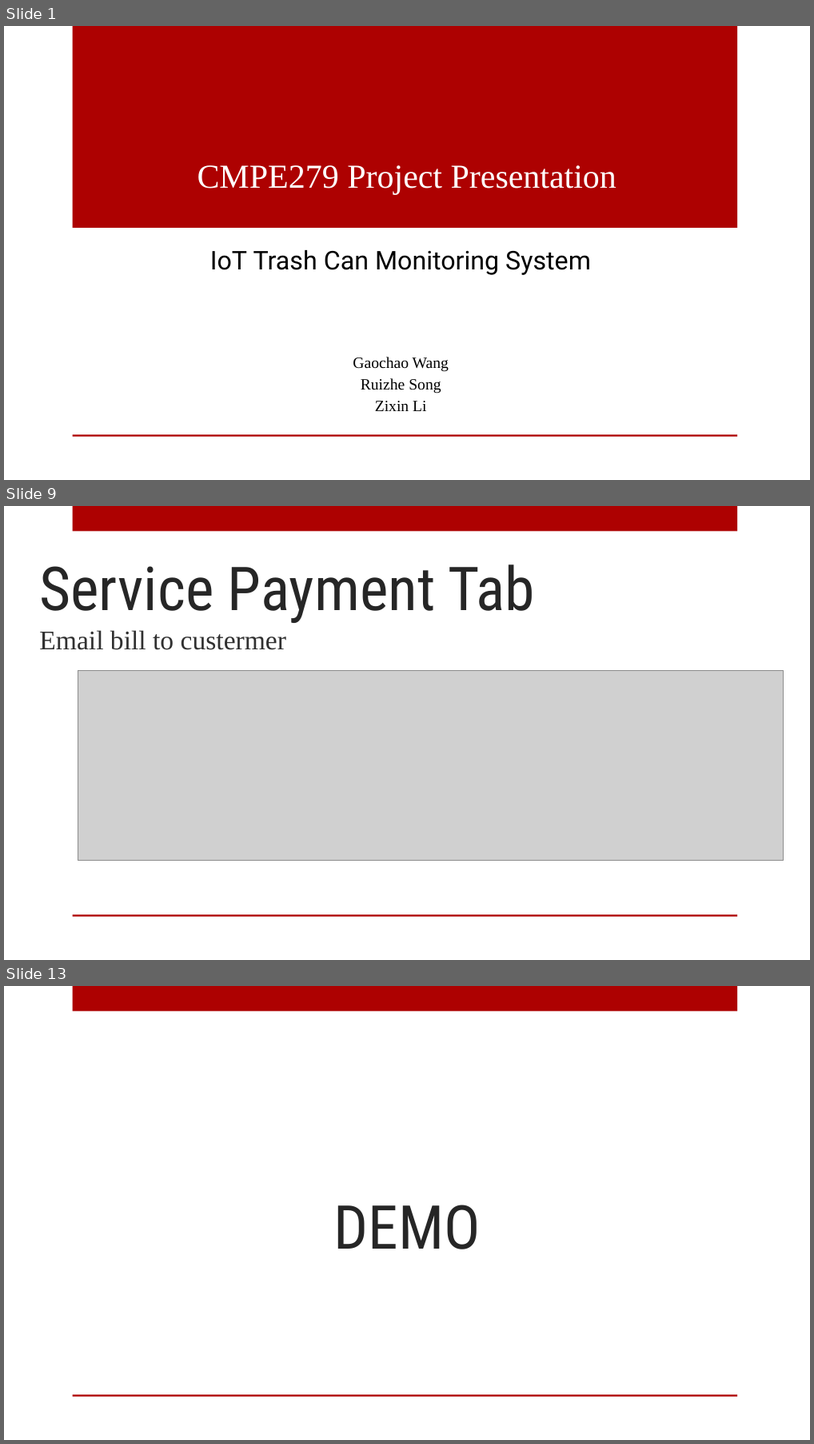
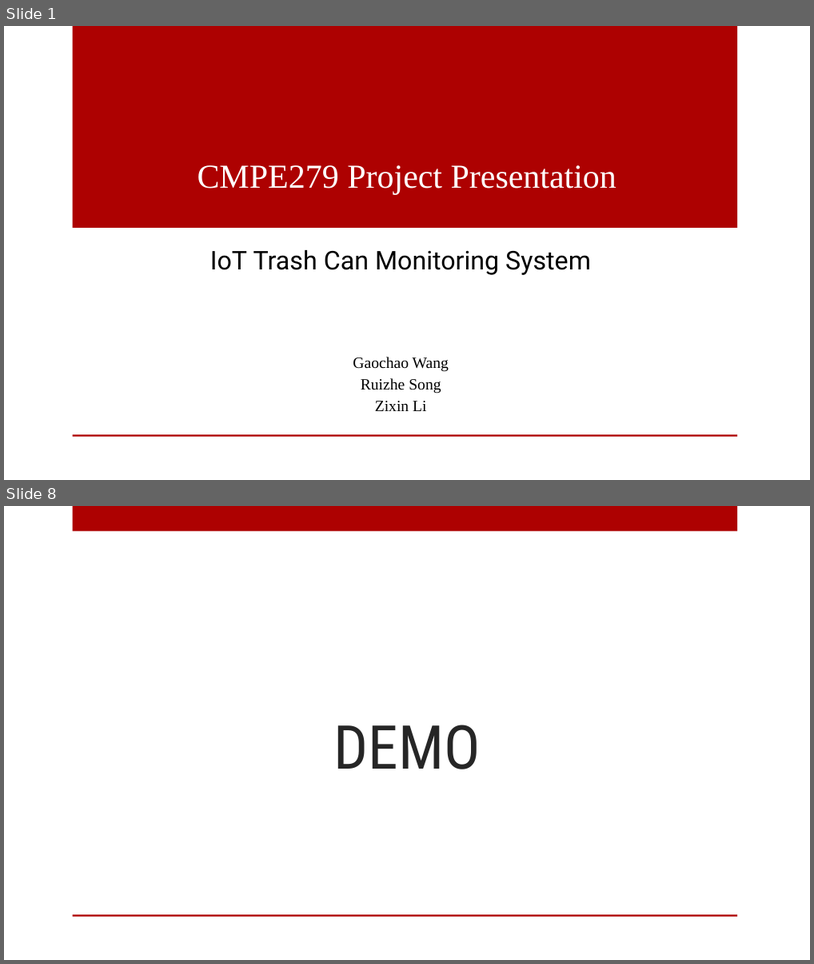
Before and after one commit to 504steven/IoT-TrashCanMonitoringSys, a slide deck: 297 Project Presentation.pptx. Shown one above the other, each under a label of ours: slides 1, 9 and 13 before the commit, slides 1 and 8 after it; the slides between them are not shown. The pictures are 814x1444 and 814x964 pixels, drawn with LibreOffice and Linux fonts; fonts in the diff are those of the drawing; grey boxes stand for pictures; background and template pictures are left out. Boxes give left, top, right and bottom in pixels: in the first picture for what was removed or moved away, otherwise in the second. Text is boxed around its words. In the diff, an @@ line names an element or a change of style, - is before the commit and + after.

```diff
--- a/297 Project Presentation.pptx
+++ b/297 Project Presentation.pptx
@@ slide 9 removed at (4,506,810,960), background picture (left out); not listed: 2 template elements that a slide beside it also shows @@
@@ title removed at (39,564,535,623) @@
-Service Payment Tab
@@ text removed at (39,630,286,650) @@
-Email bill to custermer
@@ picture removed at (78,671,784,860) @@
@@ what was slide 13 is now slide 8 @@
```
Also in this commit, not shown: 1 slide changed, 5 slides added, 9 other slides removed, 1 other file.
